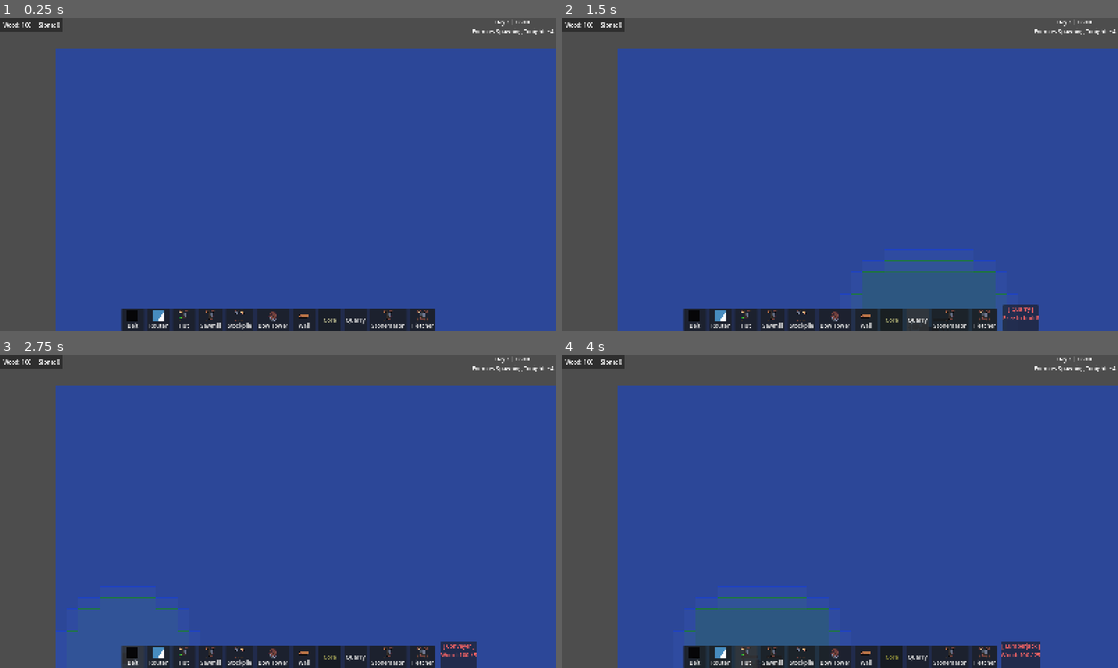
Above: before the commit, frames 1-4 (two rows, left to right).
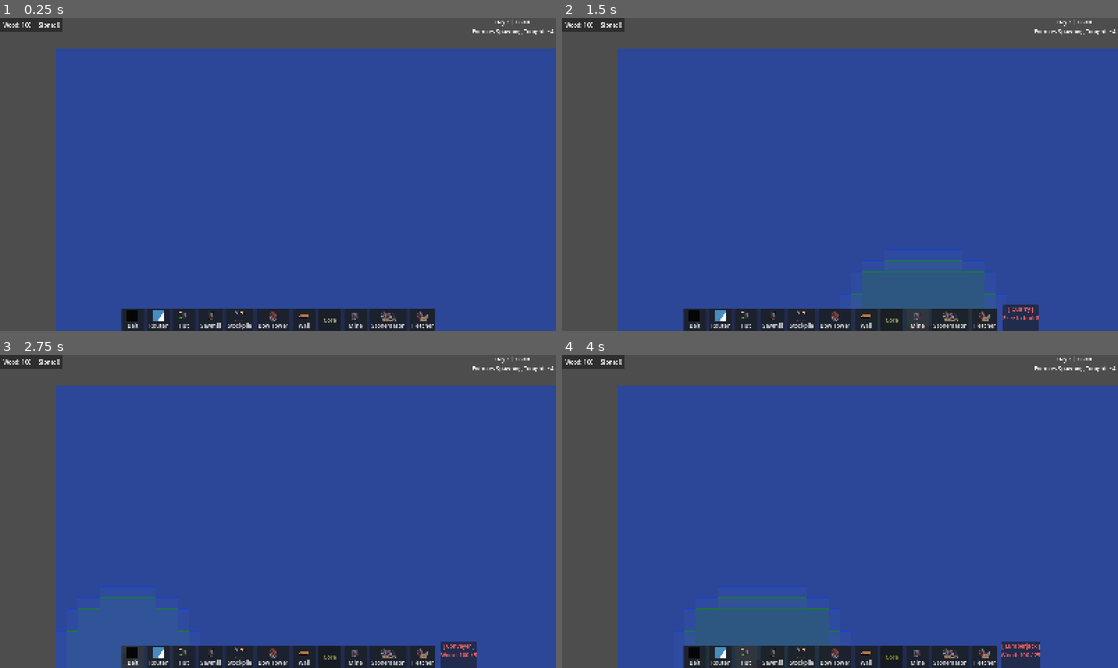
Above: after the commit, the same moments.

Repository: ColdTerror/Core-and-Conveyor
Game: Godot game, scene res://scenes/level.tscn
The game is run twice, just before and just after one commit, with the same random seed, the same clock (stepped at 60 frames per second) and the same inputs. The engine's default icon, where the game draws it, is replaced by a stand-in: a white triangle on a blue panel in a dark square.
Inputs (mouse positions are in pixels of both pictures, inside the frame that each line leads up to):
- Up to frame 1 (0.25 s): no input
- Up to frame 2 (1.5 s): click (917, 318) at 0.5 s, where only the run before the commit has a clickable "Quarry"; click (917, 318) at 1.25 s, where only the run after the commit has a clickable "Mine"
- Up to frame 3 (2.75 s): click "Belt" at 2 s
- Up to frame 4 (4 s): click "Router" at 2.75 s; click "Hut" at 3.5 s

The runs differ from the first frame. In frame 1, 0.2% of the frame differs, in the area x 32-77%, y 93-100%; in frame 2, 0.4%, in the area x 32-82%, y 73-100%; in frame 3, 0.2%; in frame 4, 0.2%.

Commit message:
updated mine, fletcher, and stone mason building sprites
need to update stone brick and crane in stone mason

Diff:
--- a/scenes/buildings & related/harvesters/QuarryBuilding.tscn
+++ b/scenes/buildings & related/harvesters/MineBuilding.tscn
@@ -5,22 +5,25 @@
 [ext_resource type="Texture2D" uid="uid://r4ptpn5bnwmd" path="res://assets/Buildings.png" id="2_ush8g"]
 [ext_resource type="PackedScene" uid="uid://dh3njqr7x7ls7" path="res://scenes/buildings & related/belts & items/item.tscn" id="2_wcq7w"]
 
+[sub_resource type="AtlasTexture" id="AtlasTexture_cawij"]
+atlas = ExtResource("2_ush8g")
+region = Rect2(640, 0, 96, 128)
+
 [sub_resource type="RectangleShape2D" id="RectangleShape2D_wcq7w"]
-size = Vector2(128, 128)
+size = Vector2(96, 128)
 
-[node name="QuarryBuilding" type="Node2D" unique_id=1049048299 groups=["Structure"]]
+[node name="MineBuilding" type="Node2D" unique_id=1049048299 groups=["Structure"]]
 script = ExtResource("1_fgkgn")
 target_resource = ExtResource("2_im1p0")
 generic_item_scene = ExtResource("2_wcq7w")
 building_name = "Quarry"
-size = Vector2i(4, 4)
+size = Vector2i(3, 4)
+icon = SubResource("AtlasTexture_cawij")
 
 [node name="Sprite2D" type="Sprite2D" parent="." unique_id=1372560711]
-modulate = Color(0.32172796, 0.32172796, 0.32172796, 1)
-self_modulate = Color(0.3328805, 0.33288077, 0.33288056, 1)
 texture = ExtResource("2_ush8g")
 region_enabled = true
-region_rect = Rect2(128, 0, 128, 128)
+region_rect = Rect2(640, 0, 96, 128)
 
 [node name="Area2D" type="Area2D" parent="." unique_id=1711452867]
 
--- a/scenes/buildings & related/processors/Fletcher/fletcher_building1.tscn
+++ b/scenes/buildings & related/processors/Fletcher/fletcher_building1.tscn
@@ -11,7 +11,7 @@
 
 [sub_resource type="AtlasTexture" id="AtlasTexture_5rwt6"]
 atlas = ExtResource("6_xjuo4")
-region = Rect2(256, 0, 128, 128)
+region = Rect2(480, 0, 128, 128)
 
 [sub_resource type="Resource" id="Resource_axv5i"]
 script = ExtResource("7_hb67s")
@@ -44,11 +44,9 @@
 upgrade_cost = Array[ExtResource("7_hb67s")]([SubResource("Resource_xjdq3"), SubResource("Resource_13whr")])
 
 [node name="Sprite2D" type="Sprite2D" parent="." unique_id=1104015182]
-modulate = Color(0, 0.7319541, 7.70092e-07, 1)
-self_modulate = Color(0, 0.73333335, 0, 1)
 texture = ExtResource("6_xjuo4")
 region_enabled = true
-region_rect = Rect2(128, 0, 128, 128)
+region_rect = Rect2(480, 0, 128, 128)
 
 [node name="Area2D" type="Area2D" parent="." unique_id=803807135]
 
--- a/scenes/buildings & related/processors/Fletcher/fletcher_building2.tscn
+++ b/scenes/buildings & related/processors/Fletcher/fletcher_building2.tscn
@@ -10,7 +10,7 @@
 
 [sub_resource type="AtlasTexture" id="AtlasTexture_5rwt6"]
 atlas = ExtResource("6_x7haa")
-region = Rect2(256, 0, 128, 128)
+region = Rect2(480, 0, 128, 128)
 
 [sub_resource type="Resource" id="Resource_axv5i"]
 script = ExtResource("7_odyi1")
@@ -33,11 +33,9 @@
 building_level = 2
 
 [node name="Sprite2D" type="Sprite2D" parent="." unique_id=1104015182]
-modulate = Color(0, 0.7319541, 7.70092e-07, 1)
-self_modulate = Color(0, 0.73333335, 0, 1)
 texture = ExtResource("6_x7haa")
 region_enabled = true
-region_rect = Rect2(128, 0, 128, 128)
+region_rect = Rect2(480, 0, 128, 128)
 
 [node name="Area2D" type="Area2D" parent="." unique_id=803807135]
 
--- a/scenes/buildings & related/processors/stonemason_building.tscn
+++ b/scenes/buildings & related/processors/stonemason_building.tscn
@@ -9,7 +9,7 @@
 
 [sub_resource type="AtlasTexture" id="AtlasTexture_5rwt6"]
 atlas = ExtResource("7_sekjx")
-region = Rect2(256, 0, 128, 128)
+region = Rect2(768, 0, 192, 128)
 
 [sub_resource type="Resource" id="Resource_axv5i"]
 script = ExtResource("8_4evbc")
@@ -17,23 +17,21 @@
 metadata/_custom_type_script = "uid://cgb51uk8xwxmq"
 
 [sub_resource type="RectangleShape2D" id="RectangleShape2D_0p6bf"]
-size = Vector2(128, 128)
+size = Vector2(192, 128)
 
 [node name="Stone Mason" type="Node2D" unique_id=2042910788 groups=["Structure"]]
 script = ExtResource("1_y0any")
 recipes = Array[ExtResource("2_6lv13")]([ExtResource("3_gk7jf")])
 generic_item_scene = ExtResource("6_j51oa")
 building_name = "Stone Mason"
-size = Vector2i(4, 4)
+size = Vector2i(6, 4)
 icon = SubResource("AtlasTexture_5rwt6")
 build_costs = Array[ExtResource("8_4evbc")]([SubResource("Resource_axv5i")])
 
 [node name="Sprite2D" type="Sprite2D" parent="." unique_id=1104015182]
-modulate = Color(0.41568628, 0.41568628, 0, 1)
-self_modulate = Color(0.41568628, 0.41568628, 0, 1)
 texture = ExtResource("7_sekjx")
 region_enabled = true
-region_rect = Rect2(256, 0, 128, 128)
+region_rect = Rect2(768, 0, 192, 128)
 
 [node name="Area2D" type="Area2D" parent="." unique_id=803807135]
 
--- a/scenes/level.tscn
+++ b/scenes/level.tscn
@@ -14,7 +14,7 @@
 [ext_resource type="PackedScene" uid="uid://dupuw0x1fcxf2" path="res://scenes/buildings & related/harvesters/lumberjack_building.tscn" id="15_8gofh"]
 [ext_resource type="Script" uid="uid://y8ifotnqs7ch" path="res://scripts/Managers/building_manager.gd" id="15_gunhw"]
 [ext_resource type="PackedScene" uid="uid://b72vyugc0vaax" path="res://scenes/buildings & related/processors/sawmill_building.tscn" id="16_pqd0y"]
-[ext_resource type="PackedScene" uid="uid://datlui80eimn3" path="res://scenes/buildings & related/harvesters/QuarryBuilding.tscn" id="17_w3o6u"]
+[ext_resource type="PackedScene" uid="uid://datlui80eimn3" path="res://scenes/buildings & related/harvesters/MineBuilding.tscn" id="17_w3o6u"]
 [ext_resource type="PackedScene" uid="uid://u8dr3txp3net" path="res://scenes/buildings & related/towers & defense/Bow Tower/bow_tower1.tscn" id="17_xy2fk"]
 [ext_resource type="PackedScene" uid="uid://2067p75ou047" path="res://scenes/ui/building_hover_popup.tscn" id="18_82cfe"]
 [ext_resource type="PackedScene" uid="uid://cg13cd0e8r5ne" path="res://scenes/buildings & related/towers & defense/projectile.tscn" id="18_cmcjb"]
@@ -46,7 +46,7 @@
 conveyor_scene = ExtResource("19_gur6y")
 router_scene = ExtResource("20_2e2fo")
 core_scene = ExtResource("21_gur6y")
-quarry_scene = ExtResource("17_w3o6u")
+mine_scene = ExtResource("17_w3o6u")
 stonemason_scene = ExtResource("18_gur6y")
 fletcher_scene = ExtResource("19_v3why")
 projectile_scene = ExtResource("18_cmcjb")
--- a/scripts/Managers/Level.gd
+++ b/scripts/Managers/Level.gd
@@ -48,7 +48,7 @@
 @export var conveyor_scene: PackedScene
 @export var router_scene: PackedScene
 @export var core_scene: PackedScene
-@export var quarry_scene: PackedScene
+@export var mine_scene: PackedScene
 @export var stonemason_scene: PackedScene
 @export var fletcher_scene: PackedScene
 
@@ -106,7 +106,7 @@
 	_add_building_to_bar("Bow Tower", bow_tower_scene)
 	_add_building_to_bar("Wall", wall_scene)
 	_add_building_to_bar("Core", core_scene)
-	_add_building_to_bar("Quarry", quarry_scene)
+	_add_building_to_bar("Mine", mine_scene)
 	_add_building_to_bar("Stonemason", stonemason_scene)
 	_add_building_to_bar("Fletcher", fletcher_scene)
 
Binary file changed: assets/Buildings.png
Binary file changed: assets/Items.png
